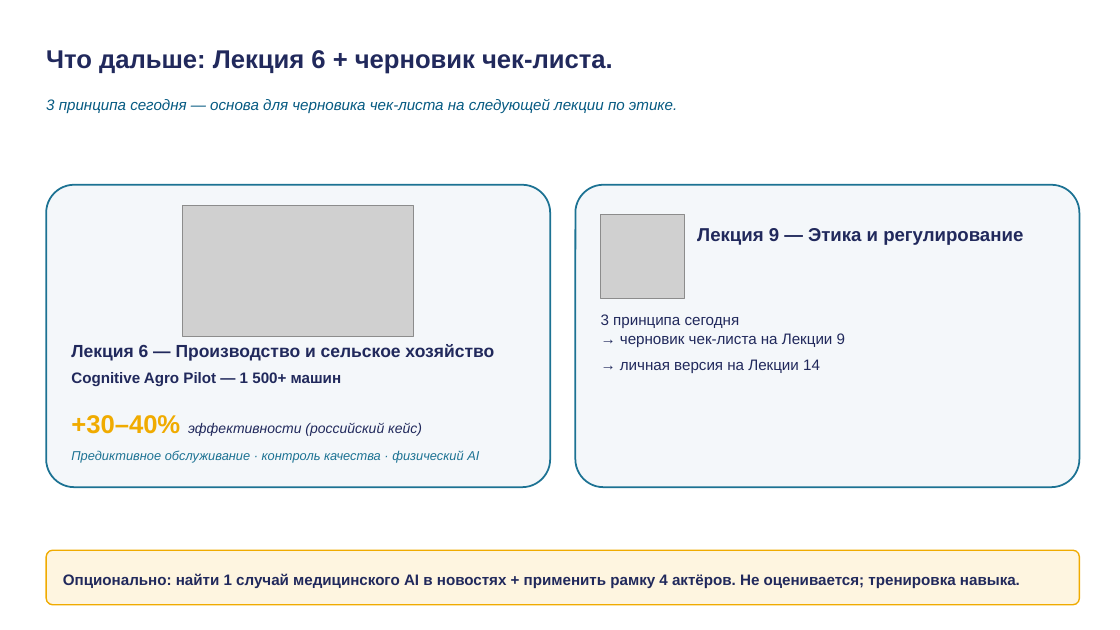
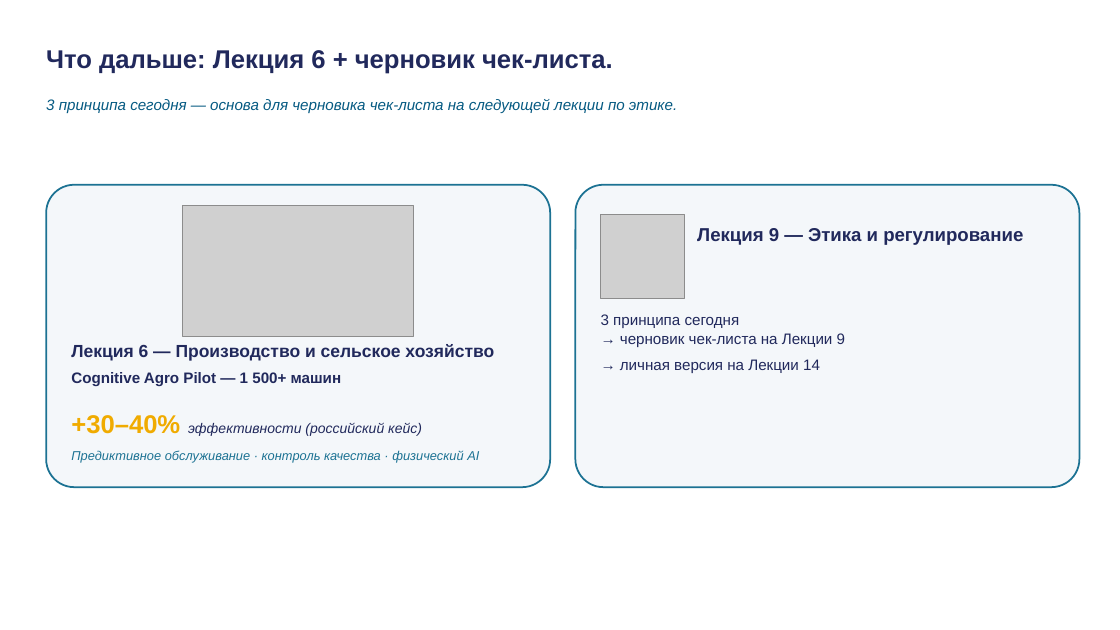
Before and after one commit to tellina-study/AI-usage-lessons, a slide deck: slide 33 of library/lectures/lec-04/rendered/lec-04.pptx. Drawn at 1120x630 pixels with LibreOffice and Linux fonts; fonts in the diff are those of the drawing; grey boxes stand for pictures. Boxes give left, top, right and bottom in pixels: in the first picture for what was removed or moved away, otherwise in the second. Text is boxed around its words. In the diff, an @@ line names an element or a change of style, - is before the commit and + after.

```diff
--- a/library/lectures/lec-04/rendered/lec-04.pptx
+++ b/library/lectures/lec-04/rendered/lec-04.pptx
@@ rounded rectangle removed at (46,550,1080,605) @@
@@ text removed at (63,573,1020,588) @@
-Опционально: найти 1 случай медицинского AI в новостях + применить рамку 4 актёров. Не оценивается; тренировка навыка.
```
Also in this commit, not shown: 5 other slides changed, 8 other files.
